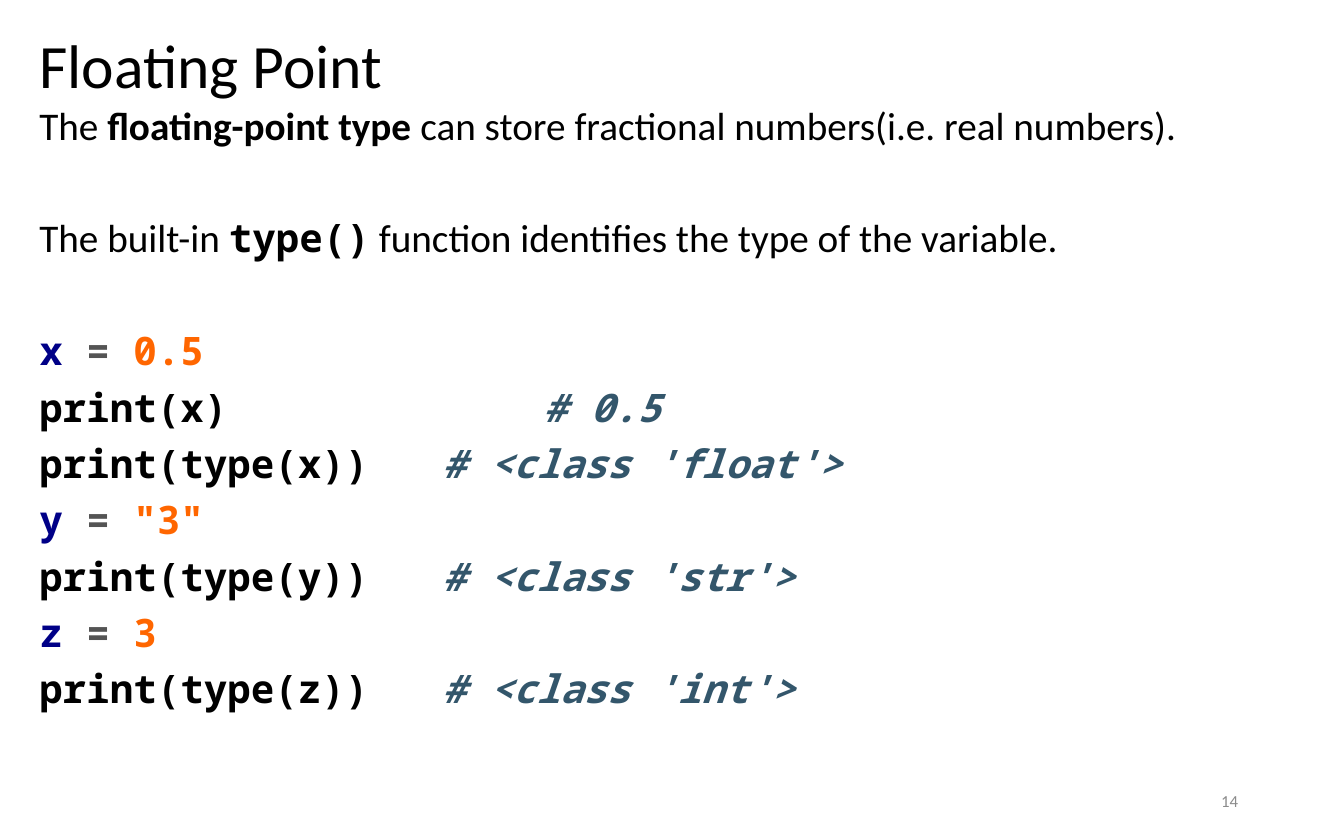
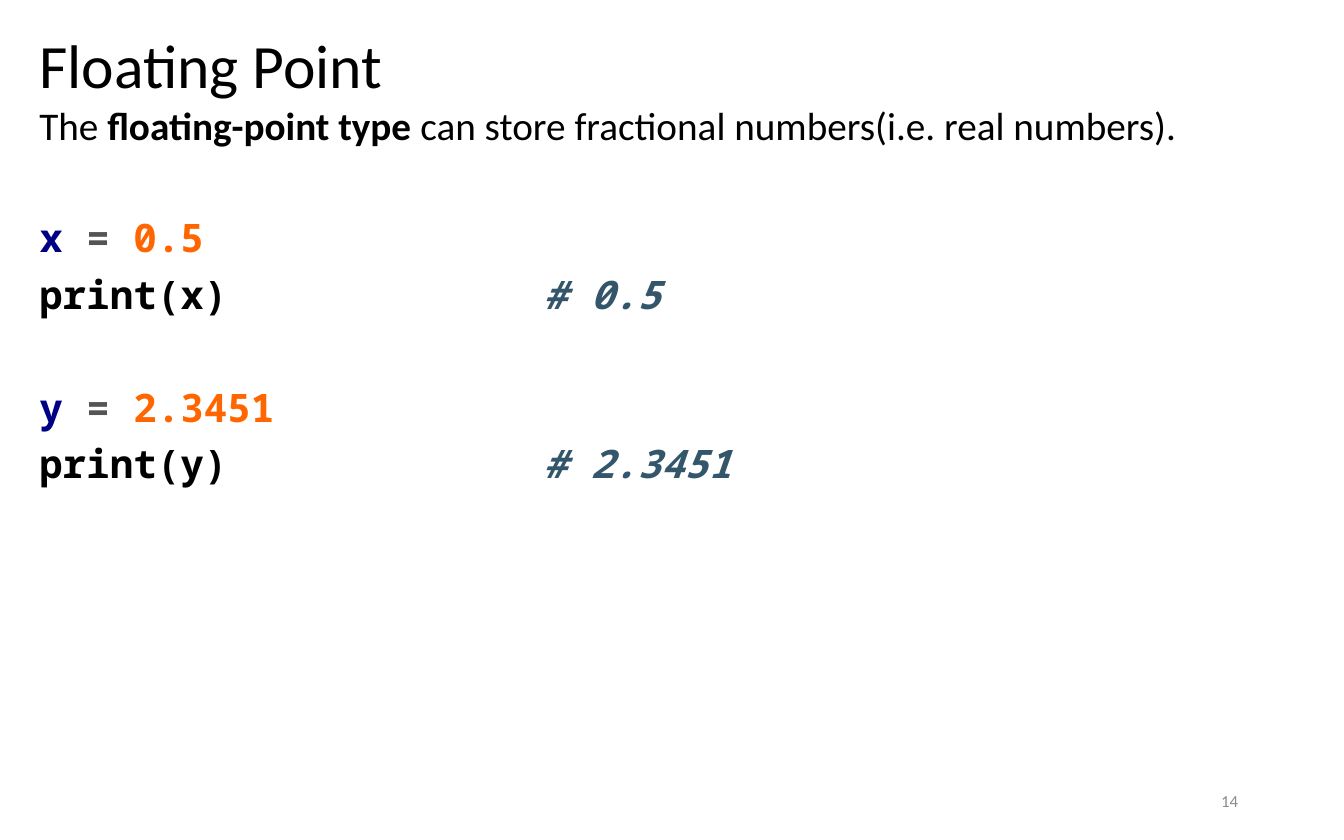
Before and after one commit to LongBaoNguyen/longbaonguyen.github.io, a slide deck: slide 14 of courses/apcsp/lect1.pptx. Drawn at 1344x840 pixels with LibreOffice and Linux fonts; fonts in the diff are those of the drawing. Boxes give left, top, right and bottom in pixels: in the first picture for what was removed or moved away, otherwise in the second. Text is boxed around its words. In the diff, an @@ line names an element or a change of style, - is before the commit and + after.

```diff
--- a/courses/apcsp/lect1.pptx
+++ b/courses/apcsp/lect1.pptx
@@ text at (39,224,1057,262): paragraph removed @@
-The built-in type() function identifies the type of the variable.
@@ text at (39,393,731,488): text changed @@
-print(type(x)) # <class 'float'>
-y = "3"
-print(type(y)) # <class 'str'>
-z = 3
-print(type(z)) # <class 'int'>
+y = 2.3451
+print(y) # 2.3451
```
Also in this commit, not shown: 2 other slides changed, 5 other files.
